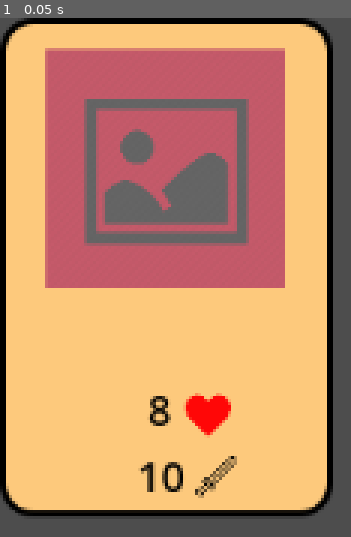
Above: before the commit, frame 1.
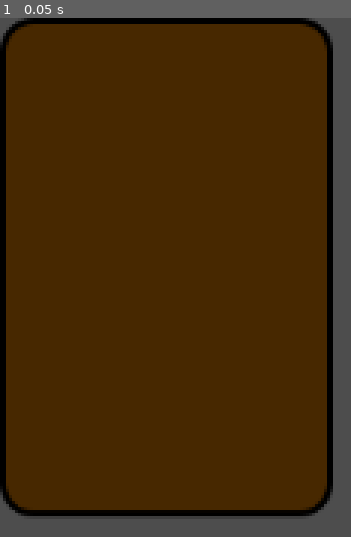
Above: after the commit, the same moment.

Repository: jamklex/first_game
Game: Godot game, scene res://scenes/packages/prefabs/packageCard.tscn
Two runs of this game, one before a commit and one after it. Both use one fixed random seed, a clock stepped at 60 frames per second and the inputs below. This scene is started directly instead of the project's main scene.
Inputs:
- Up to frame 1 (0.05 s): no input

The runs differ from the first frame. In frame 1, 85% of the frame differs, in the area x 1-94%, y 1-95%.

Commit message:
packagecard

Diff:
--- a/Deck_Defense/scenes/packages/prefabs/packageCard.tscn
+++ b/Deck_Defense/scenes/packages/prefabs/packageCard.tscn
@@ -43,6 +43,18 @@
 "update": 0,
 "values": [Vector2(0, 0), Vector2(80, 0)]
 }
+tracks/3/type = "value"
+tracks/3/imported = false
+tracks/3/enabled = true
+tracks/3/path = NodePath("front:scale")
+tracks/3/interp = 1
+tracks/3/loop_wrap = true
+tracks/3/keys = {
+"times": PackedFloat32Array(0.2, 0.4),
+"transitions": PackedFloat32Array(1, 1),
+"update": 0,
+"values": [Vector2(0, 1), Vector2(1, 1)]
+}
 
 [sub_resource type="Animation" id="Animation_end2t"]
 resource_name = "show"
@@ -86,9 +98,11 @@
 
 [node name="front" parent="." instance=ExtResource("1_yarcp")]
 layout_mode = 0
+offset_left = 80.0
+offset_right = 240.0
+scale = Vector2(1e-05, 1)
 
 [node name="back" parent="." instance=ExtResource("3_5kjhs")]
-visible = false
 layout_mode = 0
 offset_right = 160.0
 offset_bottom = 240.0
